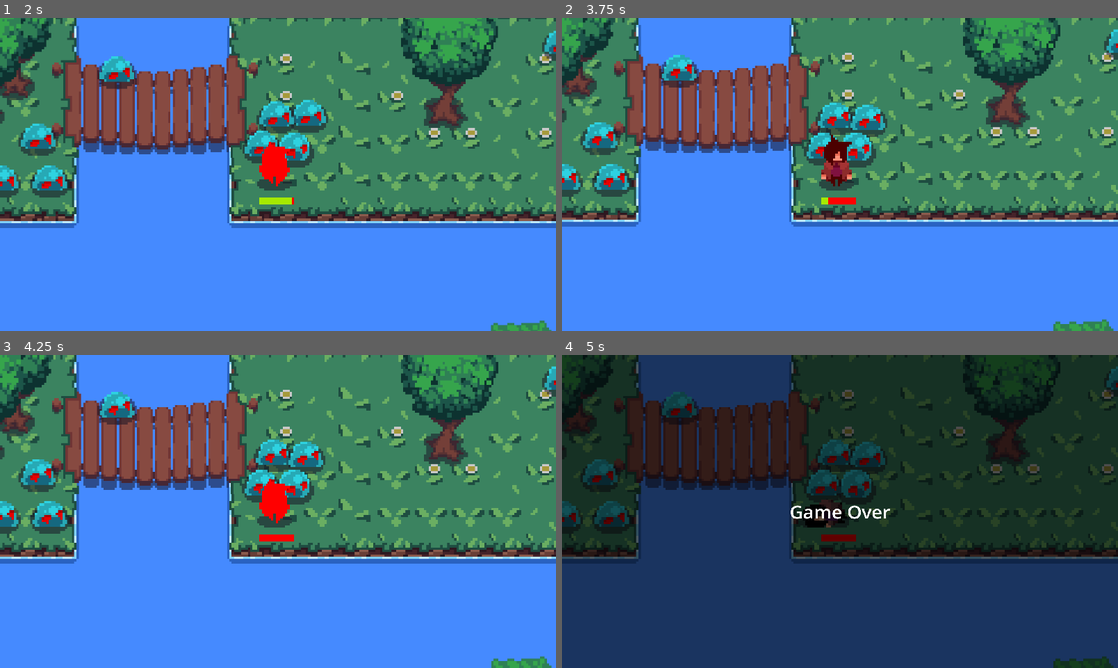
Above: before the commit, frames 1-4 (two rows, left to right).
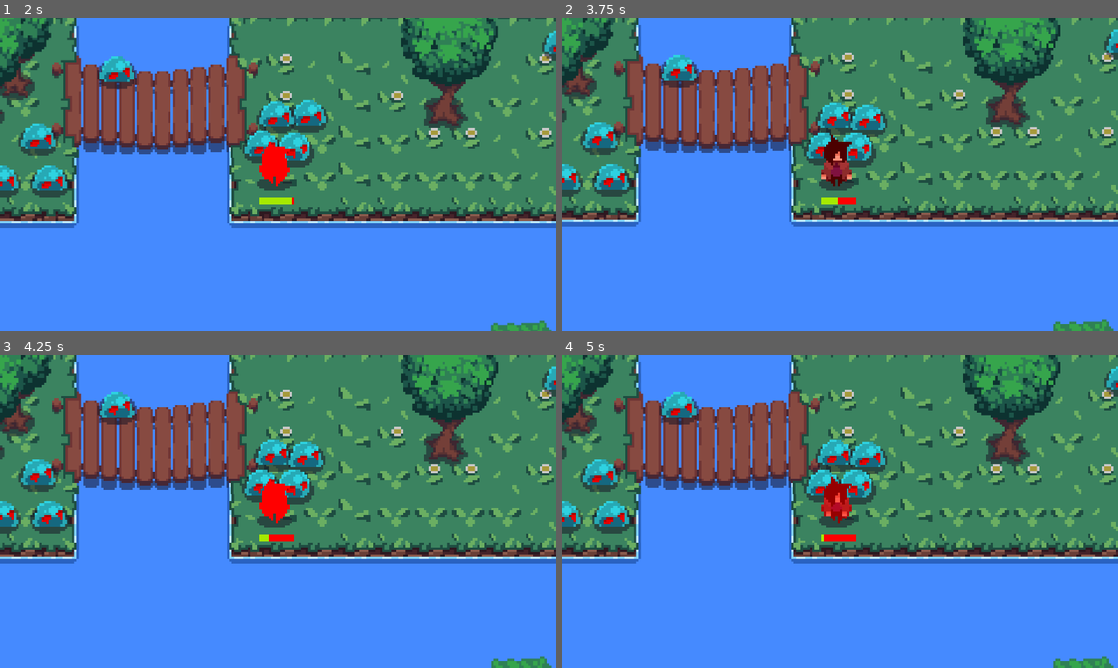
Above: after the commit, the same moments.

Repository: Jaycee293/First-Isometric
Game: Godot game, scene res://scenes/game.tscn
The game is run twice, just before and just after one commit, with the same random seed, the same clock (stepped at 60 frames per second) and the same inputs.
Inputs:
- Up to frame 1 (2 s): hold Right (attack_right) 0.53-1.28 s; tap E (dash) at 0.6, 1.35 s; hold Down (attack_down) from 1.28 s (still down)
- Up to frame 2 (3.75 s): release Down (attack_down) at 2.03 s; hold Right (attack_right) 2.03-2.78 s; tap E (dash) at 2.1, 2.85, 3.6 s; hold Up (attack_up) 2.78-3.53 s; hold Left (attack_left) from 3.53 s (still down)
- Up to frame 3 (4.25 s): keep holding Left (attack_left)
- Up to frame 4 (5 s): keep holding Left (attack_left); tap E (dash) at 4.35 s

Frame 1 is identical in both runs. In frame 2, less than 0.1% of the frame differs, in the area x 47-50%, y 57-60%; in frame 3, less than 0.1%; in frame 4, 100%, in the area x 0-100%, y 0-100%.

Commit message:
dash sem poder mover durante a dash(after gpt)

Diff:
--- a/scenes/Dash.tscn
+++ b/scenes/Dash.tscn
@@ -7,3 +7,5 @@
 
 [node name="DurationTimer" type="Timer" parent="."]
 one_shot = true
+
+[connection signal="timeout" from="DurationTimer" to="." method="_on_duration_timer_timeout"]
--- a/scenes/player.tscn
+++ b/scenes/player.tscn
@@ -2046,14 +2046,8 @@
 value = 100.0
 show_percentage = false
 
-[node name="dash_timer" type="Timer" parent="."]
-wait_time = 0.2
-
-[node name="cooldown_dash" type="Timer" parent="."]
-
 [node name="Dash" parent="." instance=ExtResource("16_qfm1y")]
 
 [connection signal="area_entered" from="Attack/MyHitBox" to="." method="_on_my_hit_box_area_entered"]
 [connection signal="body_entered" from="Attack/MyHitBox" to="Attack/MyHitBox" method="_on_body_entered"]
-[connection signal="timeout" from="dash_timer" to="." method="_on_dash_timer_timeout"]
-[connection signal="timeout" from="cooldown_dash" to="." method="_on_cooldown_dash_timeout"]
+[connection signal="body_entered" from="MyHurtBox" to="." method="_on_my_hurt_box_body_entered"]
--- a/scripts/dash.gd
+++ b/scripts/dash.gd
@@ -1,10 +1,27 @@
 extends Node2D
 
+const DASH_DELAY = 0.4
 @onready var duration_timer: Timer = $DurationTimer
 
-func start_dash(duration):
+var can_dash: bool = true
+var dash_direction: Vector2 = Vector2.ZERO
+
+func start_dash(direction: Vector2, duration: float) -> void:
+	if not can_dash:
+		return
+	can_dash = false               # LOCK dash immediately
+	dash_direction = direction.normalized() if direction != Vector2.ZERO else Vector2.ZERO
 	duration_timer.wait_time = duration
 	duration_timer.start()
 
-func is_dashing():
+func is_dashing() -> bool:
 	return !duration_timer.is_stopped()
+
+func end_dash() -> void:
+	dash_direction = Vector2.ZERO
+	# Start cooldown timer
+	await get_tree().create_timer(DASH_DELAY).timeout
+	can_dash = true
+
+func _on_duration_timer_timeout() -> void:
+	end_dash()
--- a/scripts/player.gd
+++ b/scripts/player.gd
@@ -1,117 +1,96 @@
 extends CharacterBody2D
 
+# --------------------------
+# NODE REFERENCES
+# --------------------------
 @onready var animated_sprite_2d: AnimatedSprite2D = $AnimatedSprite2D
 @onready var attack: Sprite2D = $Attack
 @onready var animation_player: AnimationPlayer = $AnimationPlayer
 @onready var dash: Node2D = $Dash
 
-
-
-var last_facing: String = "down" # "up", "down", "left", "right"
-
+# --------------------------
+# PLAYER STATE
+# --------------------------
+var last_facing: String = "down"
 var hp = 100.0
 var is_alive = true
 signal hp_zero
 
+# --------------------------
+# CONSTANTS
+# --------------------------
 const SPEED = 200.0
 const DASH_SPEED = 700.0
 const DASH_DUR = 0.2
+const DMG_RATE = 20.0
 
+# --------------------------
+# PHYSICS PROCESS
+# --------------------------
+func _physics_process(delta: float) -> void:
+	if not is_alive:
+		return
 
-func _physics_process(delta: float) -> void:
-	if is_alive :
-		#get input for movement
-		var direction := Vector2.ZERO
-		direction.x = Input.get_axis("move_left", "move_right")
-		direction.y = Input.get_axis("move_up", "move_down")
-		if Input.is_action_just_pressed("dash"):
-			dash.start_dash(DASH_DUR)
-			#animated_sprite_2d.hide()
-			#attack.show()
-			#dashing = true
-			#can_dash = false
-			#match last_facing:
-				#"left":
-					#attack.flip_h = false
-					#animation_player.play("dash")
-				#"right":
-					#attack.flip_h = true
-					#animation_player.play("dash")
-			#
-			#dashing = true
-			#can_dash = false
-			#
-			#await animation_player.animation_finished
-			#attack.hide()
-			#
-			#animated_sprite_2d.show()
-			#
-		#
-			#
-			#$dash_timer.start()
-			#$cooldown_dash.start()
+	var direction := Vector2.ZERO
+	direction.x = Input.get_axis("move_left", "move_right")
+	direction.y = Input.get_axis("move_up", "move_down")
 
-		var speed = DASH_SPEED if dash.is_dashing() else SPEED
+	# DASH INPUT
+	if Input.is_action_just_pressed("dash") and dash.can_dash:
+		dash.start_dash(direction, DASH_DUR)
 
-		if direction:
-			# 1. NORMALIZAÇÃO: Garante que a magnitude do vetor seja 1,
-			# eliminando o aumento de velocidade nas diagonais.
-			# 2. APLICAÇÃO: Multiplica o vetor normalizado pela velocidade constante
-			velocity = direction.normalized() * speed
-			#if dashing:
-				#velocity = direction.normalized() * DASH_SPEED
-		else:
-			velocity = Vector2.ZERO
+	# APPLY VELOCITY
+	if dash.is_dashing():
+		velocity = dash.dash_direction * DASH_SPEED
+	else:
+		velocity = direction.normalized() * SPEED if direction != Vector2.ZERO else Vector2.ZERO
 
-		set_animation(direction)
-		move_and_slide()
+	# ANIMATION
+	set_animation(direction)
 
+	# MOVE PLAYER
+	move_and_slide()
 
+	# ATTACK INPUT
+	if Input.is_action_just_pressed("attack_down"):
+		_do_attack()
+	if Input.is_action_just_pressed("attack_up"):
+		_do_attack()
+	if Input.is_action_just_pressed("attack_left"):
+		_do_attack()
+	if Input.is_action_just_pressed("attack_right"):
+		_do_attack()
 
-		#attack
-		if Input.is_action_just_pressed("attack_down"):
-			_do_attack()
-		if Input.is_action_just_pressed("attack_up"):
-			_do_attack()
-		if Input.is_action_just_pressed("attack_left"):
-			_do_attack()
-		if Input.is_action_just_pressed("attack_right"):
-			_do_attack()
+	# DAMAGE CHECK
+	var overlapping_enem = %MyHurtBox.get_overlapping_bodies()
+	if overlapping_enem.size() > 0 and is_alive and not dash.is_dashing():
+		hp -= DMG_RATE * overlapping_enem.size() * delta
+		%ProgressBar.value = hp
 
-		const DMG_RATE = 20.0
-		var overlapping_enem = %MyHurtBox.get_overlapping_bodies()
-		if overlapping_enem.size() > 0 and is_alive:
-			hp -= DMG_RATE * overlapping_enem.size() * delta
-			%ProgressBar.value = hp
-			animated_sprite_2d.hide()
-			attack.show()
-			animation_player.play("front_hurt")
-			await animation_player.animation_finished
-			attack.hide()
-			animated_sprite_2d.show()
-			if hp <= 0.0 :
-				die()
-				hp_zero.emit()
+		# Hurt animation
+		animated_sprite_2d.hide()
+		attack.show()
+		animation_player.play("front_hurt")
+		await animation_player.animation_finished
+		attack.hide()
+		animated_sprite_2d.show()
 
+		if hp <= 0.0:
+			die()
+			hp_zero.emit()
+
+# --------------------------
+# ANIMATION HANDLER
+# --------------------------
 func set_animation(direction: Vector2):
 	if direction != Vector2.ZERO:
-		# se ta andando horizontalmente
 		if direction.x != 0:
 			animated_sprite_2d.play("side_walk")
-			if direction.x < 0:
-				animated_sprite_2d.flip_h = true # Esquerda
-				last_facing = "left"
-			else:
-				animated_sprite_2d.flip_h = false # Direita
-				last_facing = "right"
-		# se ta andando verticalmente
+			animated_sprite_2d.flip_h = direction.x < 0
+			last_facing = "left" if direction.x < 0 else "right"
 		elif direction.y != 0:
-			if direction.y < 0:
-				animated_sprite_2d.play("back_walk") # Cima
-				last_facing = "up"
-			else:
-				animated_sprite_2d.play("front_walk") # Baixo
-				last_facing = "down"
+			animated_sprite_2d.play("back_walk" if direction.y < 0 else "front_walk")
+			last_facing = "up" if direction.y < 0 else "down"
 	else:
 		match last_facing:
 			"down":
@@ -125,14 +104,29 @@
 				animated_sprite_2d.flip_h = false
 				animated_sprite_2d.play("side_idle")
 
-#func _on_dash_timer_timeout() -> void:
-	#dashing = false
-#
-#
-#func _on_cooldown_dash_timeout() -> void:
-	#can_dash = true
+# --------------------------
+# ATTACK LOGIC
+# --------------------------
+func _do_attack():
+	animated_sprite_2d.hide()
+	attack.show()
 
+	if Input.is_action_just_pressed("attack_down"):
+		animation_player.play("front_attack")
+	elif Input.is_action_just_pressed("attack_up"):
+		animation_player.play("back_attack")
+	elif Input.is_action_just_pressed("attack_left"):
+		animation_player.play("left_attack")
+	elif Input.is_action_just_pressed("attack_right"):
+		animation_player.play("right_attack")
 
+	await animation_player.animation_finished
+	attack.hide()
+	animated_sprite_2d.show()
+
+# --------------------------
+# DEATH LOGIC
+# --------------------------
 func die():
 	is_alive = false
 	animated_sprite_2d.hide()
@@ -141,30 +135,8 @@
 	await animation_player.animation_finished
 	get_tree().paused = true
 
-func _do_attack():
-	# Hide the regular sprite and show the attack sprite
-
-	animated_sprite_2d.hide()
-	attack.show()
-
-	if Input.is_action_just_pressed("attack_down"):
-				animation_player.play("front_attack")
-
-	if Input.is_action_just_pressed("attack_up"):
-				animation_player.play("back_attack")
-
-	if Input.is_action_just_pressed("attack_left"):
-				animation_player.play("left_attack")
-
-	if Input.is_action_just_pressed("attack_right"):
-				animation_player.play("right_attack")
-
-
-	await animation_player.animation_finished
-	attack.hide()
-	animated_sprite_2d.show()
-
-
-
+# --------------------------
+# HP ZERO SIGNAL
+# --------------------------
 func _on_hp_zero() -> void:
 	%"Game over".visible = true
